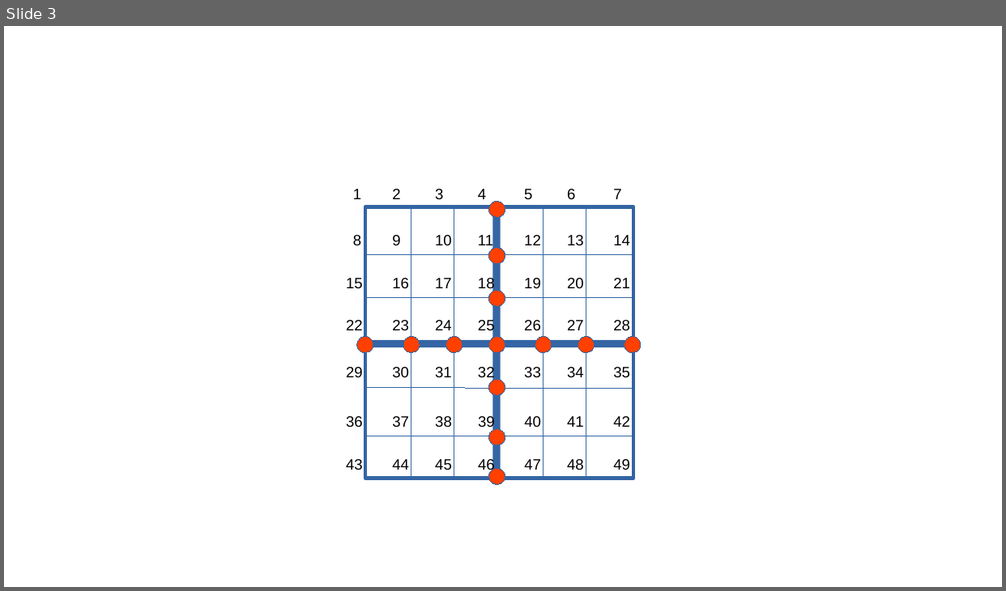
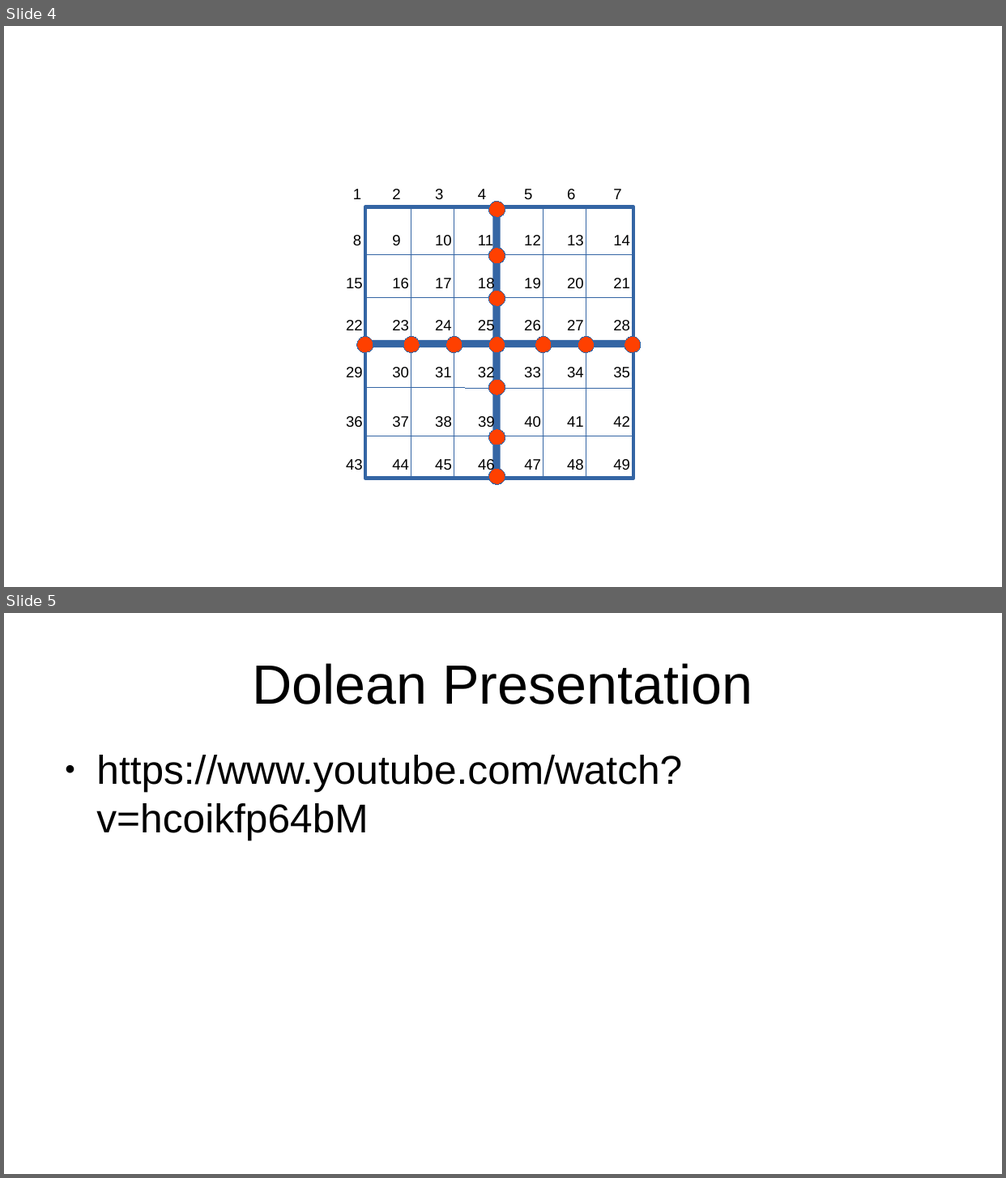
Before and after one commit to jfdev001/PDEMethods, a slide deck: image/README/bddc.odp. Shown one above the other, each under a label of ours: slide 3 before the commit, slides 4 and 5 after it. The pictures are 1006x591 and 1006x1178 pixels, drawn with LibreOffice and Linux fonts; fonts in the diff are those of the drawing. Boxes give left, top, right and bottom in pixels: in the first picture for what was removed or moved away, otherwise in the second. Text is boxed around its words. In the diff, an @@ line names an element or a change of style, - is before the commit and + after.

```diff
--- a/image/README/bddc.odp
+++ b/image/README/bddc.odp
@@ slide 5 added at [4, 613, 1002, 1174], background #FFFFFF @@
@@ title added at [252, 663, 752, 705], 44 pt, text #000000 @@
+Dolean Presentation
@@ text added at [96, 755, 682, 840], 32 pt, text #000000 @@
+● https://www.youtube.com/watch?v=hcoikfp64bM
@@ what was slide 3 is now slide 4 @@
```
Also in this commit, not shown: 2 other slides added, 1 other file.
